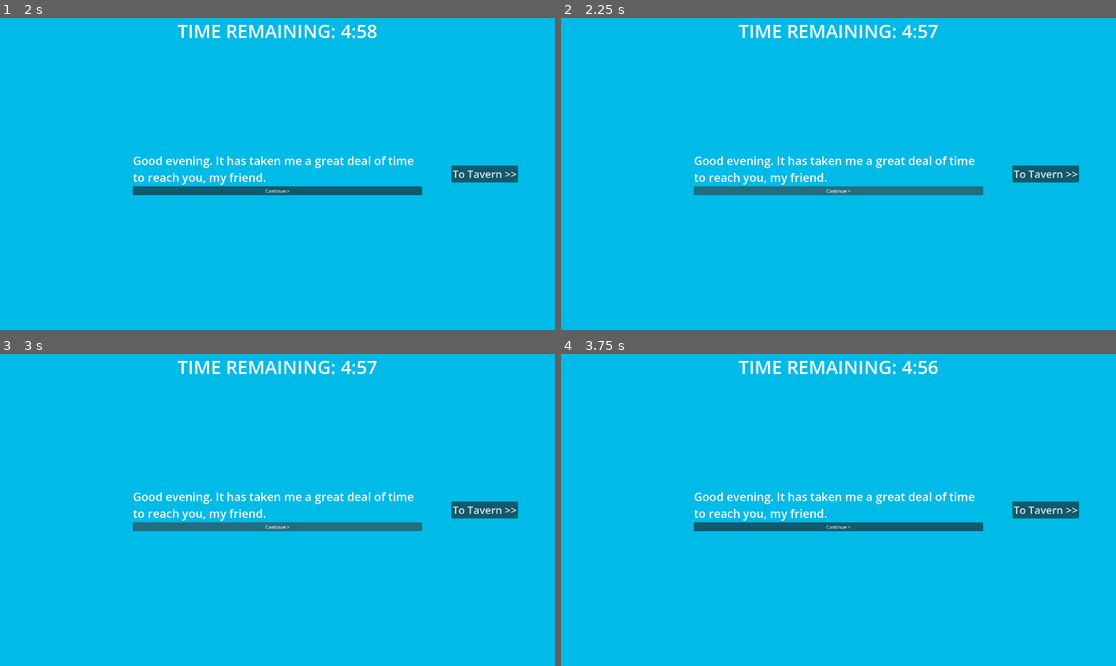
Above: before the commit, frames 1-4 (two rows, left to right).
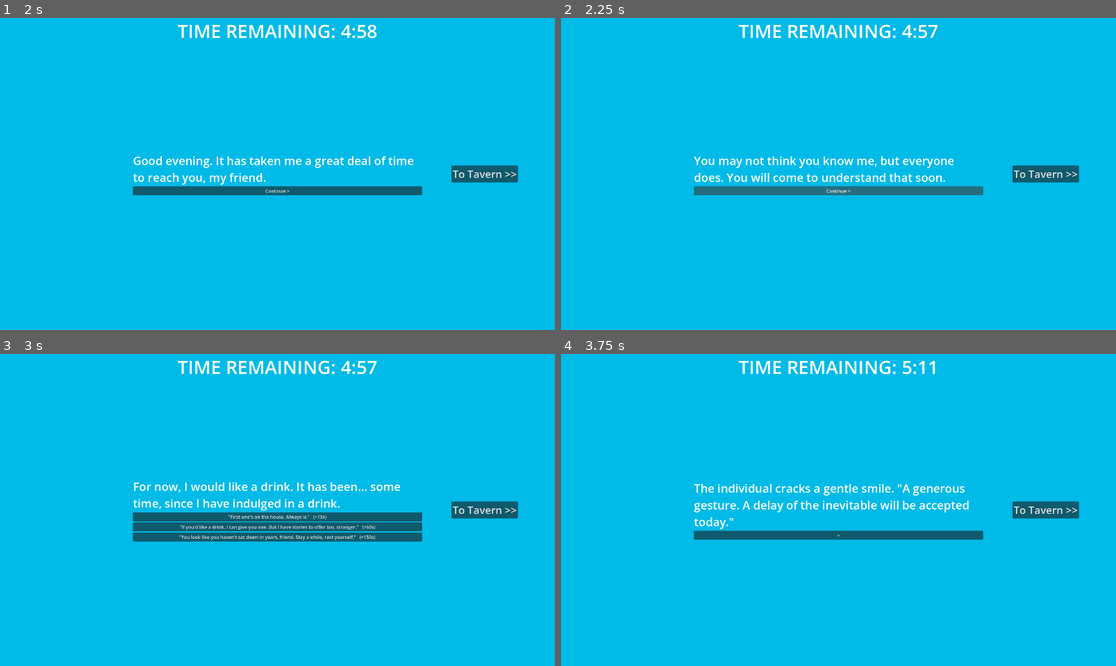
Above: after the commit, the same moments.

Repository: CMBadiuk/GMTK-26
Game: Godot game, scene res://scenes/main_scene.tscn
The game is run twice, just before and just after one commit, with the same random seed, the same clock (stepped at 60 frames per second) and the same inputs.
Inputs (mouse positions are in pixels of both pictures, inside the frame that each line leads up to):
- Up to frame 1 (2 s): click "To Tavern >>" at 0.5 s; click "<< To Your Guest..." at 1.25 s
- Up to frame 2 (2.25 s): click "Continue >" at 2 s
- Up to frame 3 (3 s): click "Continue >" at 2.75 s
- Up to frame 4 (3.75 s): click (838, 516) at 3.5 s, where only the run after the commit has a clickable "'First one's on the house. Al…"

Frame 1 is identical in both runs. In frame 2, 1.4% of the frame differs, in the area x 23-75%, y 44-54%; in frame 3, 4.8%; in frame 4, 5.1%, in the area x 23-77%, y 2-60%.

Commit message:
Quick State Fix in dialogue_panel

Diff:
--- a/scripts/dialogue_panel.gd
+++ b/scripts/dialogue_panel.gd
@@ -62,7 +62,7 @@
 		_hide_responses()
 		_continue.text = "Continue >"
 		_continue.show()
-		_state - SHOWING_BLOCKS
+		_state = SHOWING_BLOCKS
 
 func on_advance() -> void:
 	match _state:
